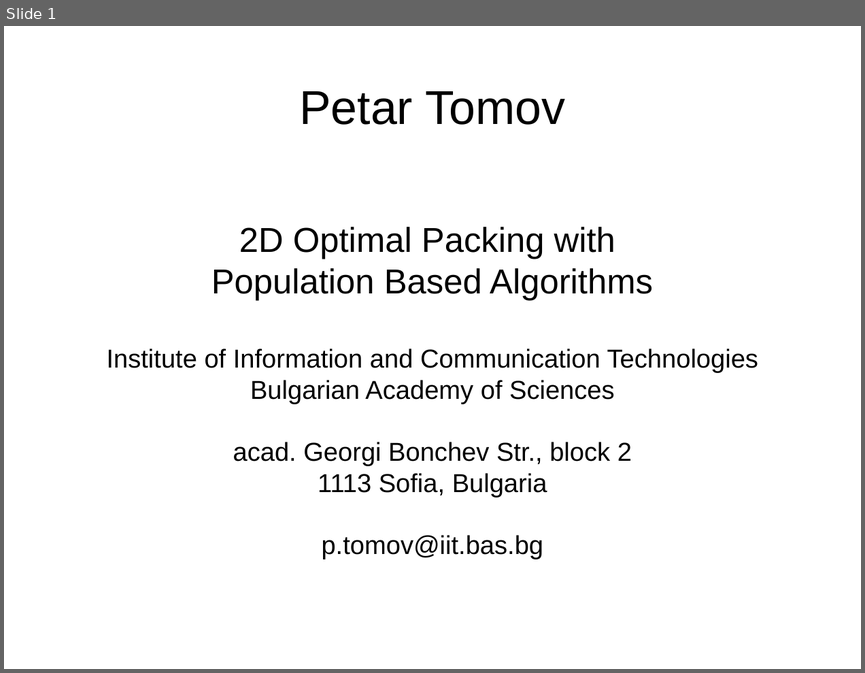
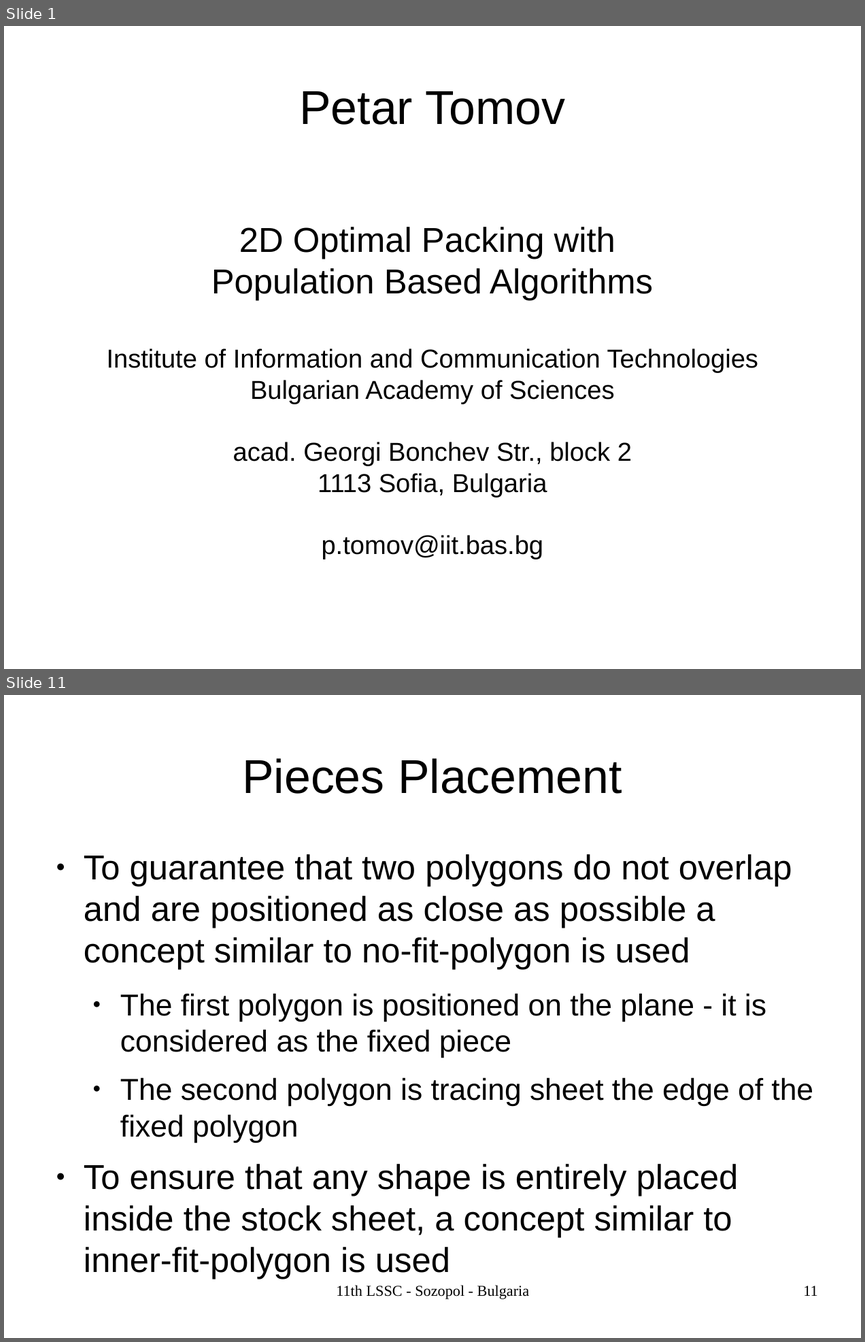
Before and after one commit to TodorBalabanov/Large-Scale-Scientific-Computations-2017, a slide deck: 2dOptimalCuttingWithPopulationBasedAlgorithms.odp. Shown one above the other, each under a label of ours: slide 1 before the commit, slides 1 and 11 after it; the slides between them are not shown. The pictures are 865x673 and 865x1342 pixels, drawn with LibreOffice and Linux fonts; fonts in the diff are those of the drawing; background and template pictures are left out. Boxes give left, top, right and bottom in pixels: in the first picture for what was removed or moved away, otherwise in the second. Text is boxed around its words. In the diff, an @@ line names an element or a change of style, - is before the commit and + after.

```diff
--- a/2dOptimalCuttingWithPopulationBasedAlgorithms.odp
+++ b/2dOptimalCuttingWithPopulationBasedAlgorithms.odp
@@ slide 11 added at (4, 695, 861, 1338), background picture (left out) @@
@@ title added at (242, 758, 622, 794), 44 pt, text #000000 @@
+Pieces Placement
@@ text added at (84, 854, 813, 1238), 32 pt, text #000000 @@
+● To guarantee that two polygons do not overlap and are positioned as close as possible a concept similar to no-fit-polygon is used
+  ● The first polygon is positioned on the plane - it is considered as the fixed piece
+  ● The second polygon is tracing sheet the edge of the fixed polygon
+● To ensure that any shape is entirely placed inside the stock sheet, a concept similar to inner-fit-polygon is used
@@ text added at (336, 1285, 530, 1299), 14 pt, text #000000 @@
+11th LSSC - Sozopol - Bulgaria
@@ page number added at (803, 1285, 817, 1295), 14 pt, text #000000 @@
+11
```
Also in this commit, not shown: 2 other slides changed, 17 other slides added, 1 other file.
